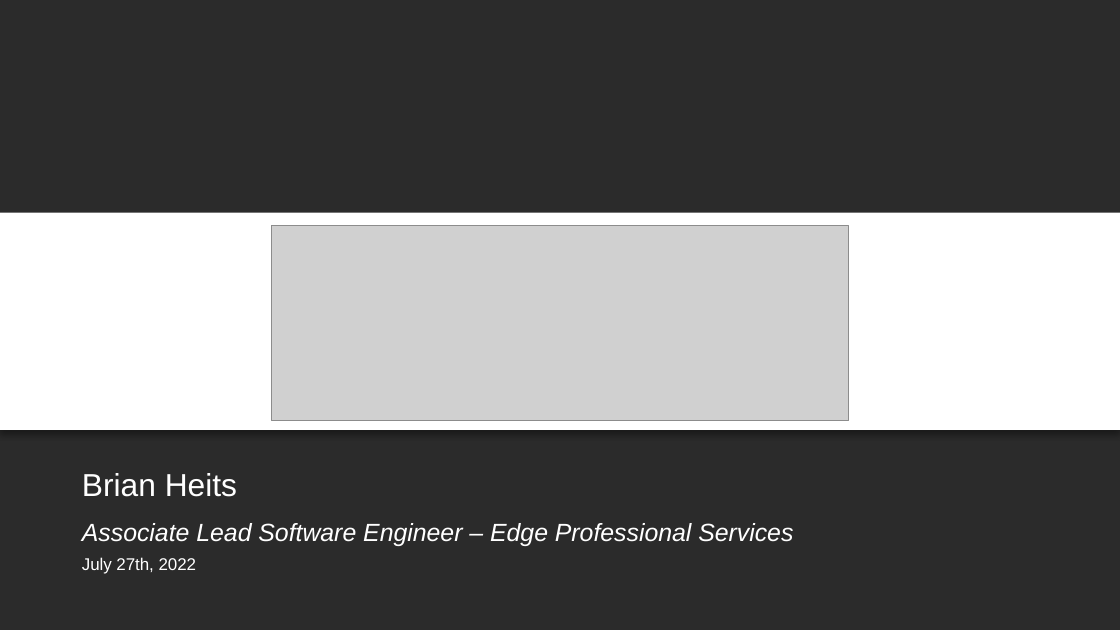
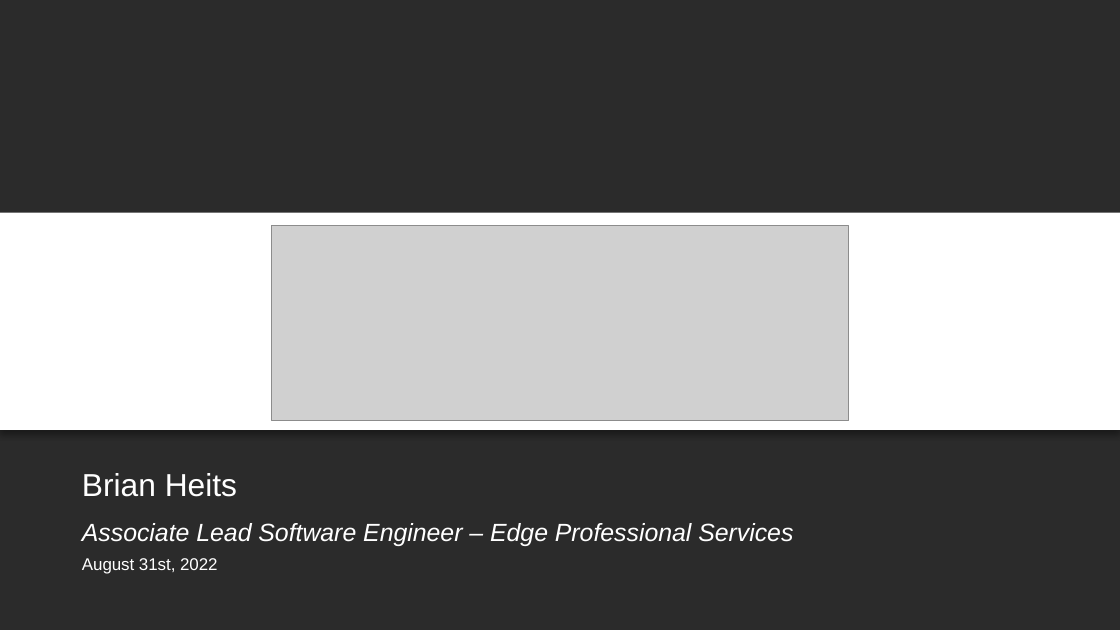
Before and after one commit to BH018364/SMART-on-FHIR-Training, a slide deck: slide 1 of smart-authorization-presentation.pptx. Drawn at 1120x630 pixels with LibreOffice and Linux fonts; fonts in the diff are those of the drawing; grey boxes stand for pictures; background and template pictures are left out; a plain dark background stands for a picture behind light text. Boxes give left, top, right and bottom in pixels: in the first picture for what was removed or moved away, otherwise in the second. Text is boxed around its words. In the diff, an @@ line names an element or a change of style, - is before the commit and + after.

Commit message:
NIRH_CD August 2022 Updates

```diff
--- a/smart-authorization-presentation.pptx
+++ b/smart-authorization-presentation.pptx
@@ text at (82, 558, 217, 574): text changed @@
-July 27th, 2022
+August 31st, 2022
```
Also in this commit, not shown: 1 other file.
